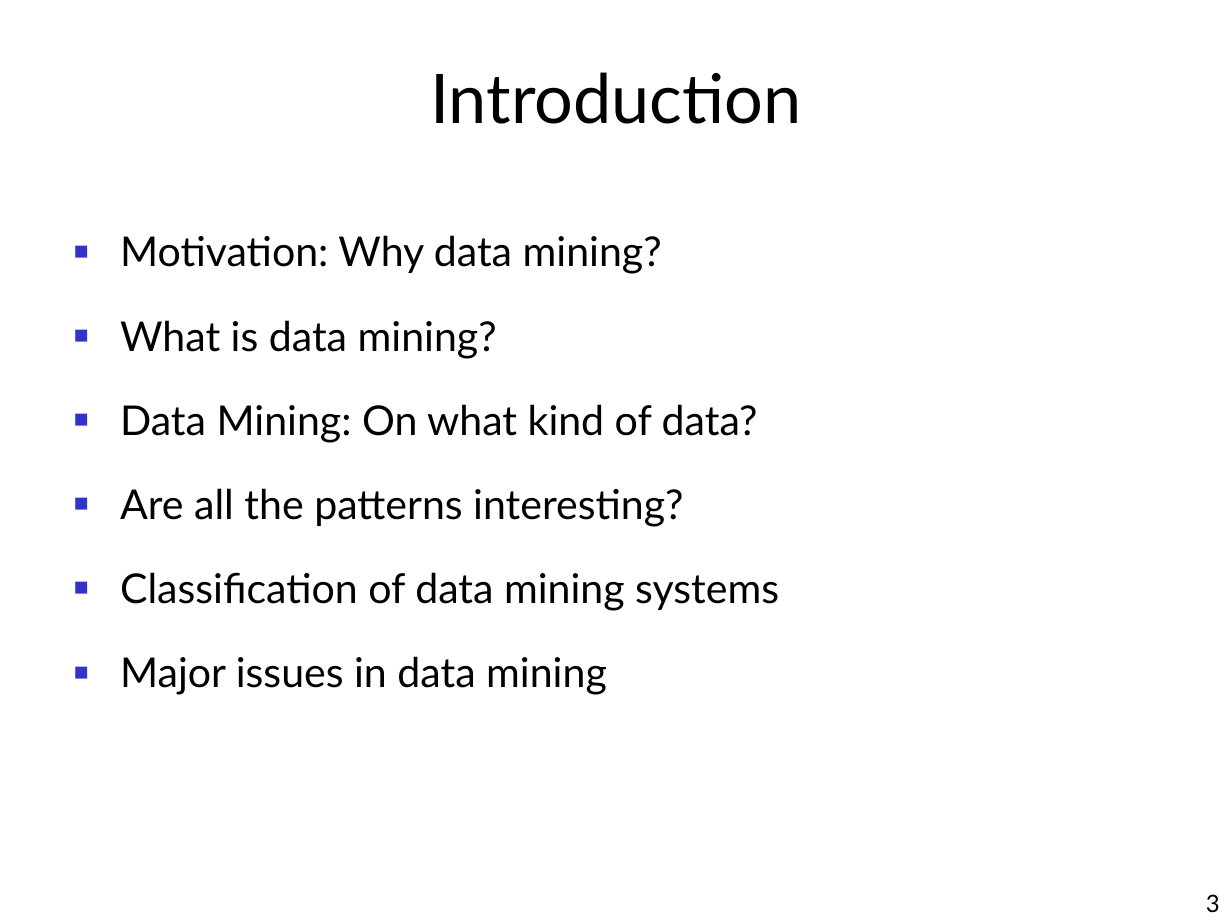
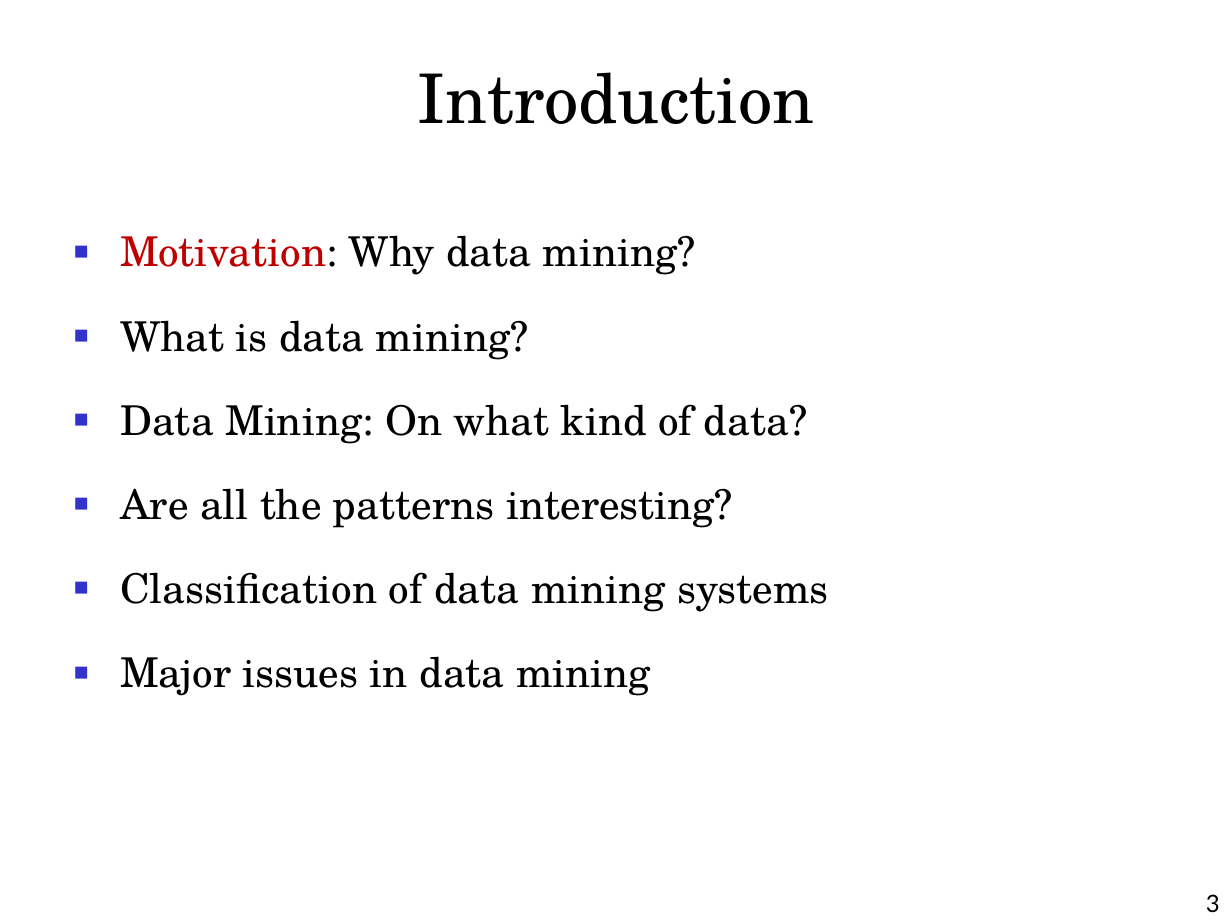
Before and after one commit to alaagamal98/web-based-his, a slide deck: slide 3 of Presentation/Data Mining.ppt. Drawn at 1232x924 pixels with LibreOffice and Linux fonts; fonts in the diff are those of the drawing; background and template pictures are left out. Boxes give left, top, right and bottom in pixels: in the first picture for what was removed or moved away, otherwise in the second. Text is boxed around its words. In the diff, an @@ line names an element or a change of style, - is before the commit and + after.

```diff
--- a/Presentation/Data Mining.ppt
+++ b/Presentation/Data Mining.ppt
@@ title "Introduction" at [418, 72, 814, 124]: font Lato to TeX Gyre Schola @@
@@ text "Motivation: Why data mining?" at [120, 235, 829, 696]: font Lato to TeX Gyre Schola; text colour #000000 to #C00000 in "Motivation:" @@
```
Also in this commit, not shown: 3 other slides changed, 7 slides removed, 1 other file.
